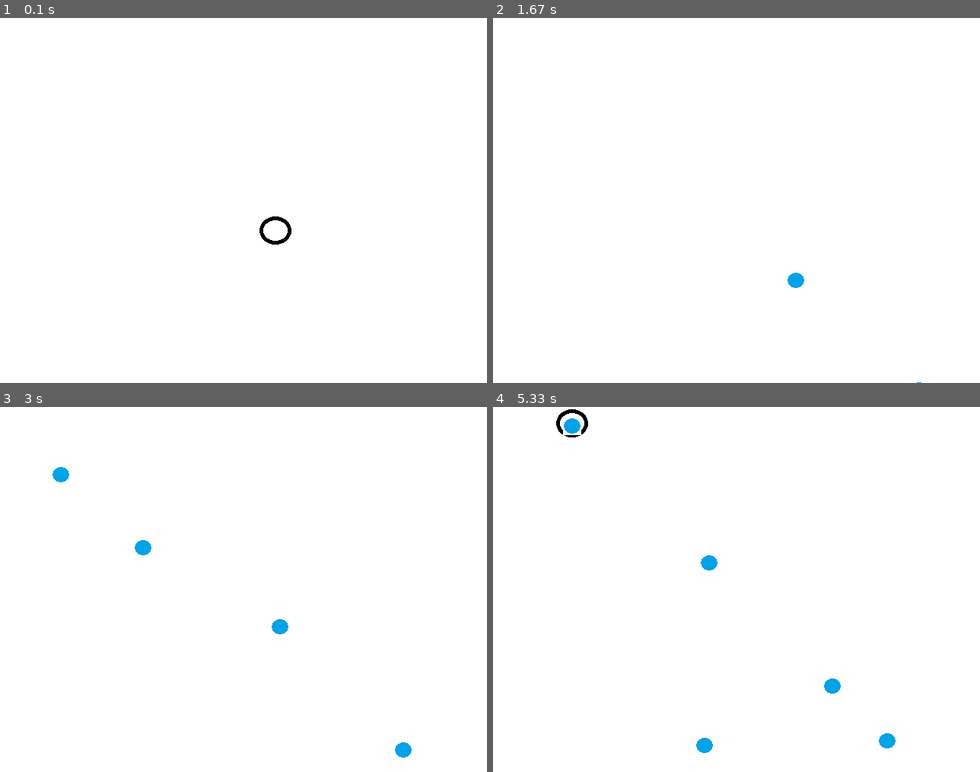
Above: before the commit, frames 1-4 (two rows, left to right).
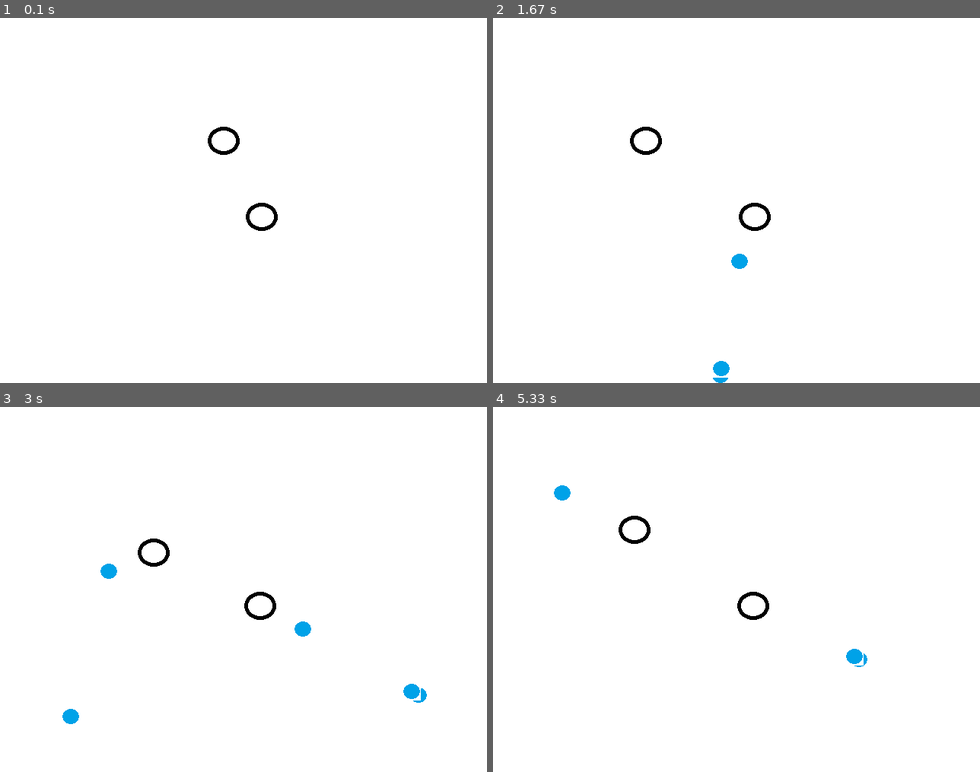
Above: after the commit, the same moments.

Repository: introprogramming/exercises
Game: pygame game, started from exercises/survival/survival.py
The game is run twice, just before and just after one commit, with the same random seed, the same clock (stepped at 60 frames per second) and the same inputs.
Inputs (mouse positions are in pixels of both pictures, inside the frame that each line leads up to):
- Up to frame 1 (0.1 s): no input
- Up to frame 2 (1.67 s): hold Space 0.33-0.8 s; hold Right 0.33-0.8 s; click (892, 189) at 0.88 s; hold Right 1.17-1.63 s; tap Space at 1.23, 1.53 s; click (736, 222) at 1.25 s
- Up to frame 3 (3 s): hold Up 1.67-1.97 s; tap Space at 1.73, 2.07, 2.37, 2.57, 2.87 s; click (292, 669) at 1.75 s; hold Right 2-2.47 s; click (92, 673) at 2.08 s; hold Left from 2.5 s (still down); click (423, 717) at 2.58 s
- Up to frame 4 (5.33 s): release Left at 3.03 s; hold Down 3.07-3.37 s; tap Space at 3.13, 3.47, 3.77, 3.9, 4.3, 4.6, 4.97 s; click (609, 454) at 3.15 s; hold Left 3.4-3.8 s; click (619, 516) at 3.48 s; hold Up 3.83-4.2 s; click (712, 684) at 3.92 s; hold Right 4.23-4.87 s; click (736, 633) at 4.32 s; hold Down 4.9-5.27 s; click (921, 728) at 4.98 s; hold Left from 5.3 s (still down)

The runs differ from the first frame. In frame 1, 0.5% of the frame differs, in the area x 42-60%, y 29-63%; in frame 2, 0.7%; in frame 3, 1.2%; in frame 4, 1.3%, in the area x 12-83%, y 0-95%.

Commit message:
Camera is now fixed on the character. Represents world with a new class Board

Diff:
--- a/exercises/survival/game_object.py
+++ b/exercises/survival/game_object.py
@@ -13,37 +13,104 @@
 
     return (x*speed/norm(x,y), y*speed/norm(x,y))
 
+class Board:
+    def __init__(self, win_width, win_height):
+        self.win_width = win_width
+        self.win_height = win_height
+        self.width = 1200
+        self.height = 1200
+        self.screen_x = (self.width - win_width)/2
+        self.screen_y = (self.height - win_height)/2
+
+    def graph_position_of(self, board_x, board_y):
+        x = board_x - self.screen_x
+        y = board_y - self.screen_y
+        return (x, y)
+
+    def set_screen_position(self, board_x, board_y):
+        self.screen_x = board_x - self.win_width/2
+        self.screen_y = board_y - self.win_height/2
+
+    def board_position_of(self, graph_x, graph_y):
+        return (self.screen_x + graph_x, self.screen_y + graph_y)
+
 class GraphObject(pygame.sprite.Sprite):
     board_width = 1200
     board_height = 1200
 
-    def __init__(self, image):
+    def __init__(self, image, board):
         pygame.sprite.Sprite.__init__(self)
         self.rect = self.image.get_rect()
-        self.vx = 200
-        self.vy = 200
+        self.vx = 0
+        self.vy = 0
+        self.board_x = 0
+        self.board_y = 0
+        self.board = board
 
-    def set_position(self, x, y):
-        self.rect.x = x
-        self.rect.y = y
+    def set_board_position(self, board_p):
+        (self.board_x, self.board_y) = board_p
+        self.update(0)
+
+    #def set_screen_position(self, x, y):
+    #    self.rect.x = x
+    #    self.rect.y = y
 
     def update(self, time):
-        self.rect.x = (time*self.vx + self.rect.x)%GraphObject.board_width
-        self.rect.y = (time*self.vy + self.rect.y)%GraphObject.board_height
+        self.board_x = (time*self.vx + self.board_x)%GraphObject.board_width
+        self.board_y = (time*self.vy + self.board_y)%GraphObject.board_height
+        (self.rect.x, self.rect.y) = self.board.graph_position_of(self.board_x, self.board_y)
 
 class Character(GraphObject):
 
     image = pygame.image.load(resource_path+"character.png")
+    speed = 100
 
-    def __init__(self):
-        GraphObject.__init__(self, Character.image.convert())
+    def __init__(self, board):
+        GraphObject.__init__(self, Character.image.convert(), board)
+        self.horizontal_dir = 0
+        self.vertical_dir = 0
+
+
+    def stop(self, xdir, ydir):
+        if self.horizontal_dir == xdir:
+            self.horizontal_dir = 0
+
+        if self.vertical_dir == ydir:
+            self.vertical_dir = 0
+
+        self.fix_speed()
+
+    def move(self, xdir, ydir):
+        if xdir != 0:
+            self.horizontal_dir = xdir
+
+        if ydir  != 0:
+            self.vertical_dir = ydir
+
+        self.fix_speed()
+
+    def fix_speed(self):
+        if self.horizontal_dir == 0 and self.vertical_dir == 0:
+            self.vx = 0
+            self.vy = 0
+        else :
+            (self.vx, self.vy) = vector_to(Character.speed, 0, 0, self.horizontal_dir, self.vertical_dir)
 
 class Projectile(GraphObject):
     image = pygame.image.load(resource_path+"projectile.png")
     speed = 500
+    max_time = 2
 
-    def __init__(self):
-        GraphObject.__init__(self, Character.image.convert())
+    def __init__(self, board):
+        GraphObject.__init__(self, Character.image.convert(), board)
+        self.time_travelled = 0
 
     def set_target(self, target_x, target_y):
         (self.vx, self.vy) = vector_to(Projectile.speed, self.rect.x, self.rect.y, target_x, target_y)
+
+    def update(self, time):
+        GraphObject.update(self, time)
+        self.time_travelled = self.time_travelled + time
+        if self.time_travelled > Projectile.max_time:
+            #TODO
+            pass
--- a/exercises/survival/survival.py
+++ b/exercises/survival/survival.py
@@ -25,8 +25,9 @@
 bypass_ticks = False
 
 # Game data
+board = game_object.Board(WIDTH, HEIGHT)
 sprites = pygame.sprite.Group()
-main_char = game_object.Character()
+main_char = game_object.Character(board)
 
 def draw():
     """Clears and draws objects to the screen"""
@@ -40,41 +41,62 @@
 
 def shoot():
     global main_char
+    global board
     global sprites
 
-    p = game_object.Projectile()
-    p.set_position(main_char.rect.x, main_char.rect.y)
-    p.set_target(0,0)
+    p = game_object.Projectile(board)
+    p.set_board_position( (main_char.board_x, main_char.board_y) )
+
+    (tx, ty) = pygame.mouse.get_pos()
+    p.set_target(tx, ty)
     sprites.add(p)
 
 def handle_input():
     """Handles the input"""
 
     # Global variables that might be changed
-    global bypass_ticks
     global running
+    global main_char
 
     for event in pygame.event.get():
         if event.type == pygame.QUIT:
             running = False
         elif event.type == pygame.KEYDOWN:
             if event.key == pygame.K_LEFT:
-                pass
+                main_char.move(-1, 0)
             elif event.key == pygame.K_RIGHT:
-                pass
+                main_char.move(1, 0)
             elif event.key == pygame.K_DOWN:
-                pass
+                main_char.move(0, 1)
             elif event.key == pygame.K_UP:
-                pass
+                main_char.move(0, -1)
             elif event.key == pygame.K_SPACE:
+                shoot()
+            elif event.key == pygame.K_ESCAPE:
+                running = False
+        elif event.type == pygame.KEYUP:
+            if event.key == pygame.K_LEFT:
+                main_char.stop(-1, 0)
+            elif event.key == pygame.K_RIGHT:
+                main_char.stop(1, 0)
+            elif event.key == pygame.K_DOWN:
+                main_char.stop(0, 1)
+            elif event.key == pygame.K_UP:
+                main_char.stop(0, -1)
+        elif event.type == pygame.MOUSEBUTTONDOWN:
+            if event.button == 1:
                 shoot()
 
 def update():
     """Updates the game logic"""
     global running
     global sprites
+    global board
+    global main_char
 
     time = 1.0 / UPDATES_PER_SEC
+
+    board.set_screen_position(main_char.board_x, main_char.board_y)
 
     for s in sprites:
         s.update(time)
@@ -87,8 +109,13 @@
 
     global sprites
     global main_char
+    global board
+
     sprites.add(main_char)
-    main_char.set_position(WIDTH/2, HEIGHT/2)
+    main_char.set_board_position( board.board_position_of( WIDTH/2, HEIGHT/2) )
+    other_char = game_object.Character(board)
+    other_char.set_board_position( (550, 500) )
+    sprites.add(other_char)
 
     ###############
     ## Game loop
